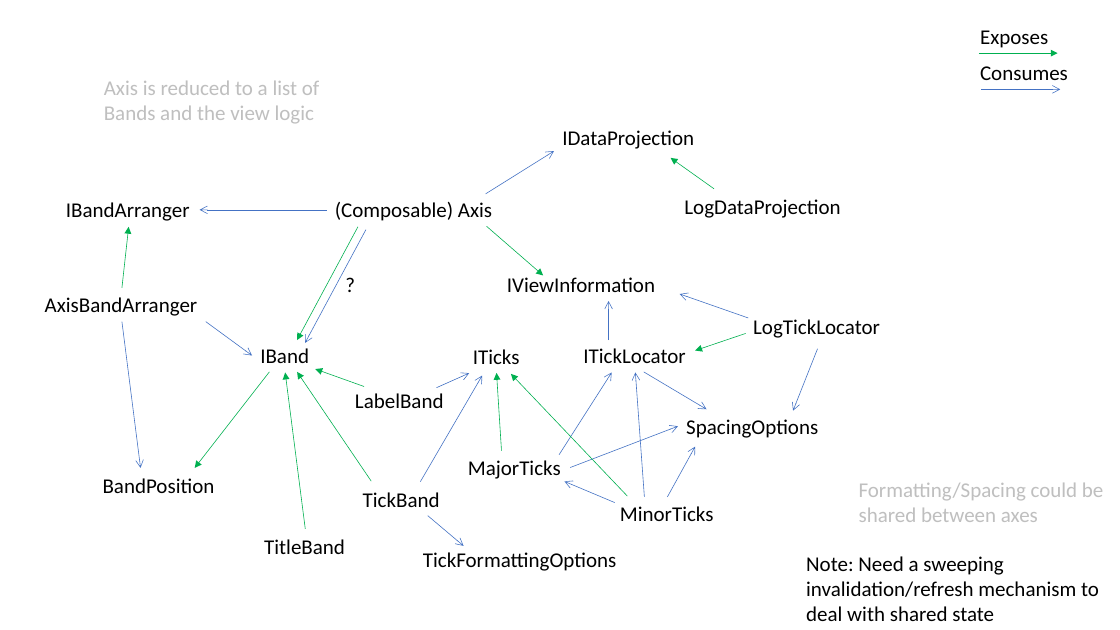
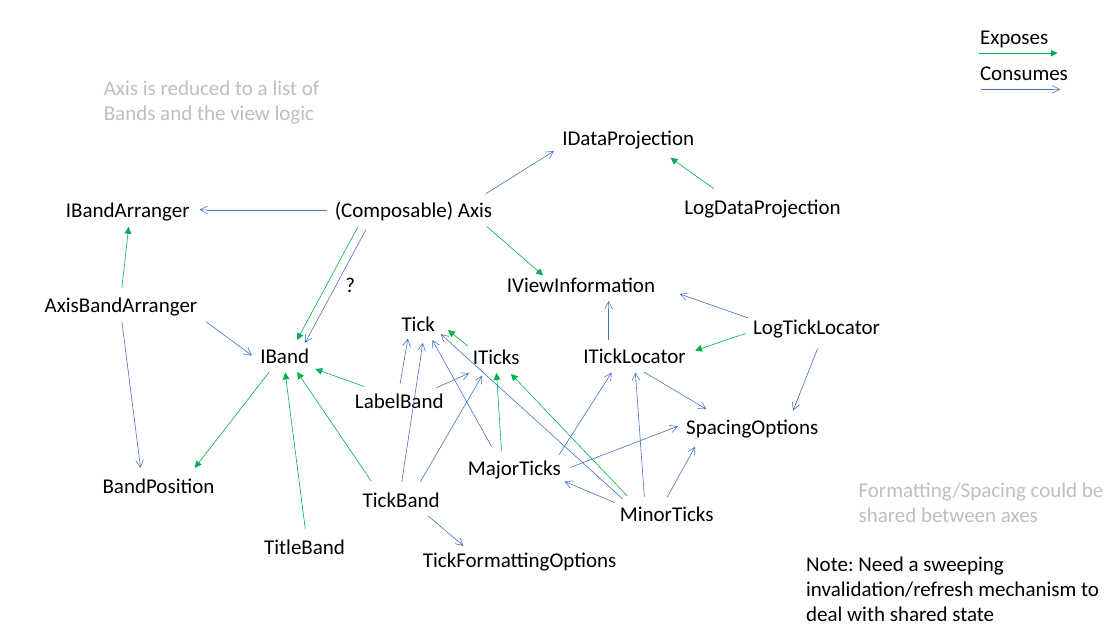
Before and after one commit to VisualMelon/oxyplot, a slide deck: slide 8 of Source/OxyPlot/Axes/ComposableAxis/Composable Axis.pptx. Drawn at 1120x630 pixels with LibreOffice and Linux fonts; fonts in the diff are those of the drawing. Boxes give left, top, right and bottom in pixels: in the first picture for what was removed or moved away, otherwise in the second. Text is boxed around its words. In the diff, an @@ line names an element or a change of style, - is before the commit and + after.

```diff
--- a/Source/OxyPlot/Axes/ComposableAxis/Composable Axis.pptx
+++ b/Source/OxyPlot/Axes/ComposableAxis/Composable Axis.pptx
@@ text added at bbox=[402, 316, 435, 331], 18 pt, text #000000 @@
+Tick
@@ arrow added from (400, 384) to (408, 339), #4472C4 0.5 pt @@
@@ arrow added from (402, 482) to (423, 343), #4472C4 0.5 pt @@
@@ arrow added from (492, 447) to (433, 340), #4472C4 0.5 pt @@
@@ arrow added from (623, 499) to (441, 334), #4472C4 0.5 pt @@
@@ arrow added from (468, 346) to (448, 330), #00B050 0.5 pt @@
```
Also in this commit, not shown: 5 other slides changed, 6 other files.
